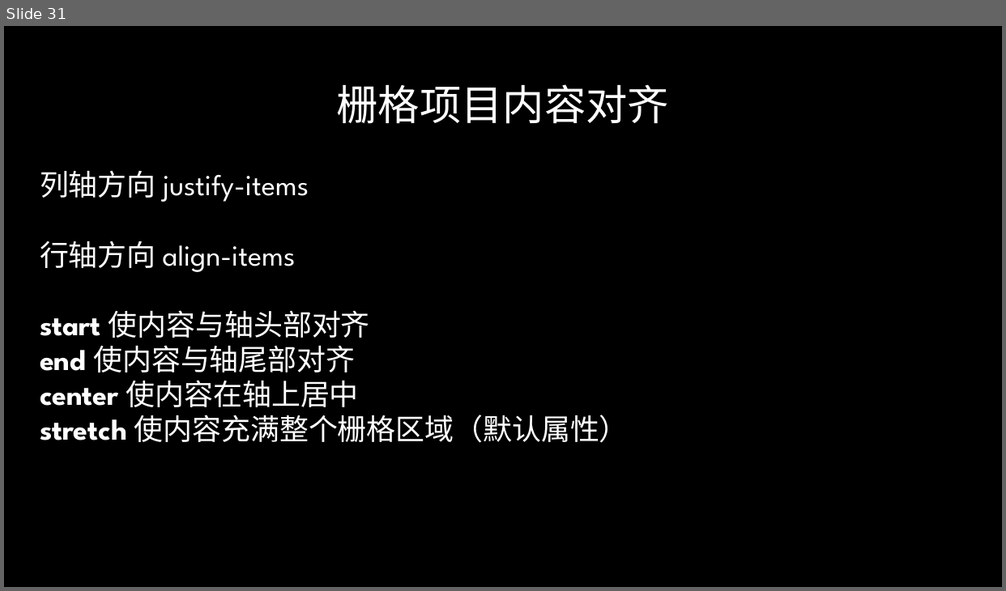
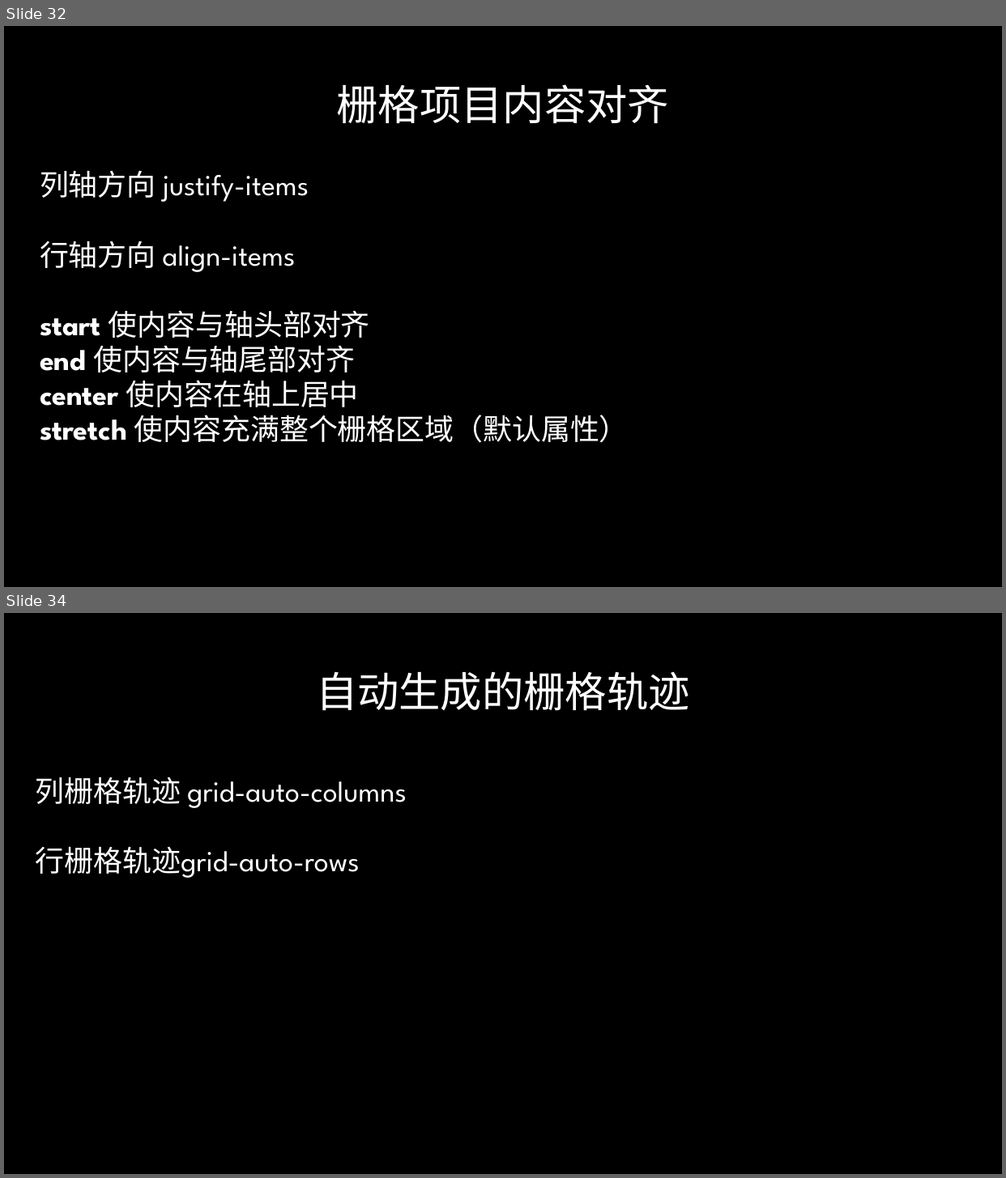
Before and after one commit to radiofly19841018/demo-flex, a slide deck: ppt/CSS Flex&Grid.pptx. Shown one above the other, each under a label of ours: slide 31 before the commit, slides 32 and 34 after it; the slides between them are not shown. The pictures are 1006x591 and 1006x1178 pixels, drawn with LibreOffice and Linux fonts; fonts in the diff are those of the drawing; background and template pictures are left out. Boxes give left, top, right and bottom in pixels: in the first picture for what was removed or moved away, otherwise in the second. Text is boxed around its words. In the diff, an @@ line names an element or a change of style, - is before the commit and + after.

```diff
--- a/ppt/CSS Flex&Grid.pptx
+++ b/ppt/CSS Flex&Grid.pptx
@@ slide 34 added at <box>4,613,1002,1174</box>, background picture (left out) @@
@@ title added at <box>316,671,690,711</box>, 40 pt, text gradient #FFFFFF to #A6A6A6 @@
+自动生成的栅格轨迹
@@ text added at <box>36,777,406,878</box>, 28 pt, text #FFFFFF @@
+列栅格轨迹 grid-auto-columns
+行栅格轨迹grid-auto-rows
@@ what was slide 31 is now slide 32 @@
```
Also in this commit, not shown: 2 slides changed, 9 other slides added, 4 slides removed.
